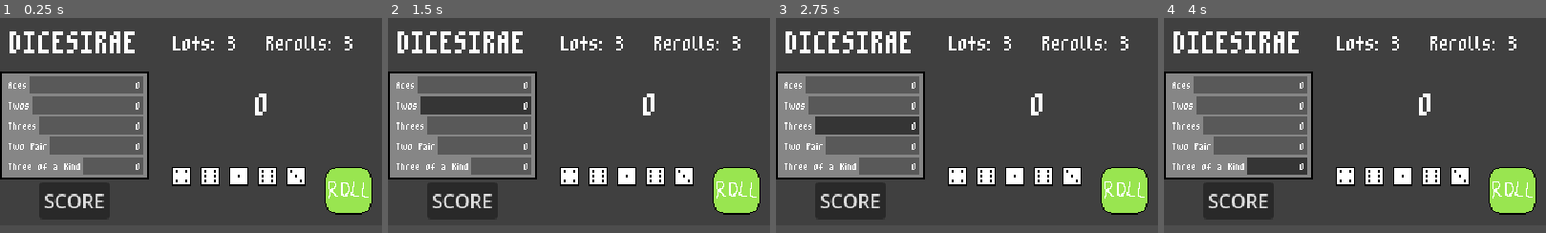
Above: before the commit, frames 1-4 (left to right).
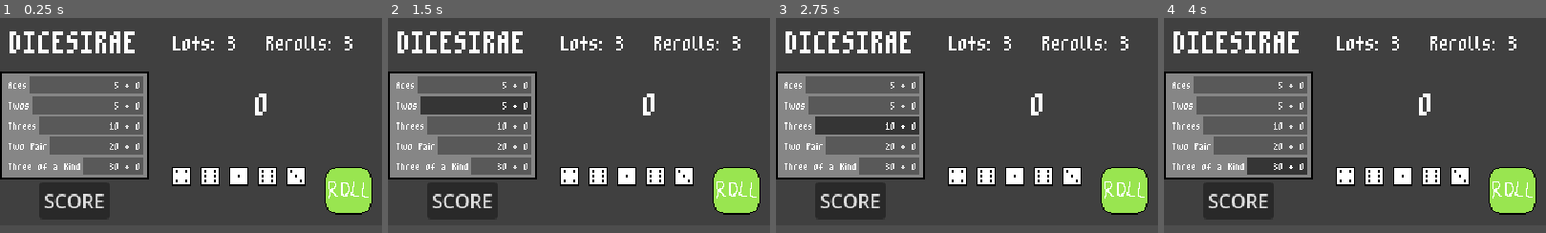
Above: after the commit, the same moments.

Repository: xander6424/DICESIRAE
Game: Godot game, scene res://scenes/main.tscn
Two runs of this game, one before a commit and one after it. Both use one fixed random seed, a clock stepped at 60 frames per second and the inputs below.
Inputs:
- Up to frame 1 (0.25 s): no input
- Up to frame 2 (1.5 s): click "0" (after the commit: "5 + 0") at 0.5 s; click "0" (after the commit: "5 + 0") at 1.25 s
- Up to frame 3 (2.75 s): click "0" (after the commit: "10 + 0") at 2 s
- Up to frame 4 (4 s): click "0" (after the commit: "20 + 0") at 2.75 s; click "0" (after the commit: "30 + 0") at 3.5 s
The pictures show only the part of the screen within x 0-50%, y 2-52%; the shares and areas given below are measured in that part.

The runs differ from the first frame. In frame 1, 0.2% of the frame differs, in the area x 28-34%, y 29-71%; in frame 2, 0.2%; in frame 3, 0.2%; in frame 4, 0.2%.

Commit message:
Initialize Scorecard
The scorecard now correctly accesses the category information when starting the game.

Diff:
--- a/scripts/scorecard.gd
+++ b/scripts/scorecard.gd
@@ -4,47 +4,43 @@
 @onready var category_label_list = [%CategoryLabel1, %CategoryLabel2, %CategoryLabel3, %CategoryLabel4, %CategoryLabel5]
 @onready var category_button_list = [%CategoryButton1, %CategoryButton2, %CategoryButton3, %CategoryButton4, %CategoryButton5]
 
-var game_scorecard_info = ["Aces", "Twos", "Threes", "Two Pair", "Three of a Kind"]
-
 enum Categories {ACES, TWOS, THREES, FOURS, TWO_PAIR, THREE_OF_A_KIND}
+var starting_category_list = [Categories.ACES, Categories.TWOS, Categories.THREES, Categories.TWO_PAIR, Categories.THREE_OF_A_KIND]
 
 class CategoryInfo:
 	var name: String
 	var base_score: int
 	var id: Categories
+	var scored: bool = false
 
 	func _init(name: String, base_score: int, id: Categories):
 		self.name = name
 		self.base_score = base_score
 		self.id = id
 
+# Initialize category name, base score, and id
 var aces = CategoryInfo.new("Aces", 5, Categories.ACES)
 var twos = CategoryInfo.new("Twos", 5, Categories.TWOS)
 var threes = CategoryInfo.new("Threes", 10, Categories.THREES)
 var fours = CategoryInfo.new("Fours", 10, Categories.FOURS)
 var two_pair = CategoryInfo.new("Two Pair", 20, Categories.TWO_PAIR)
 var three_of_a_kind = CategoryInfo.new("Three of a Kind", 30, Categories.THREE_OF_A_KIND)
-var category_list = [aces, twos, threes, fours, two_pair, three_of_a_kind]
+var category_info_list = [aces, twos, threes, fours, two_pair, three_of_a_kind]
 
 func _ready() -> void:
+	var scorecard_index: int = 0
+	for category in category_info_list:
+		if category.id in starting_category_list:
+			category_label_list[scorecard_index].text = category.name
+			category_button_list[scorecard_index].text = str(category.base_score) + " + 0"
+			category_button_list[scorecard_index].pressed.connect(category_button_pressed)
+			scorecard_index += 1
 
-
-
-	# Put each category name on scorecard
-	var i = 0
-	for category in category_label_list:
-		category.text = game_scorecard_info[i]
-		i += 1
-
-	# Initialize button press functions and scores
-	for category in category_button_list:
-		category.text = "0"
-		category.pressed.connect(category_button_pressed)
 	score_button.pressed.connect(score_button_pressed)
 
 
 func category_button_pressed() -> void:
-	pass
+	print("PRESSED")
 
 func score_button_pressed() -> void:
 	var category_selected: bool = false
